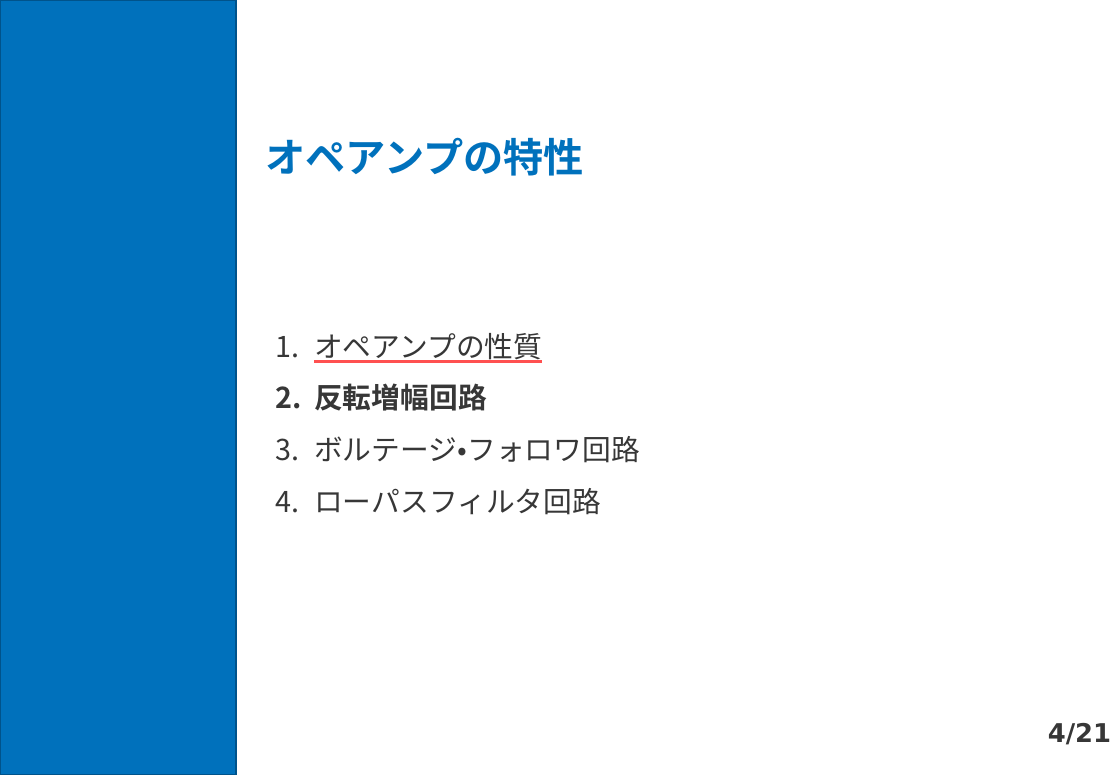
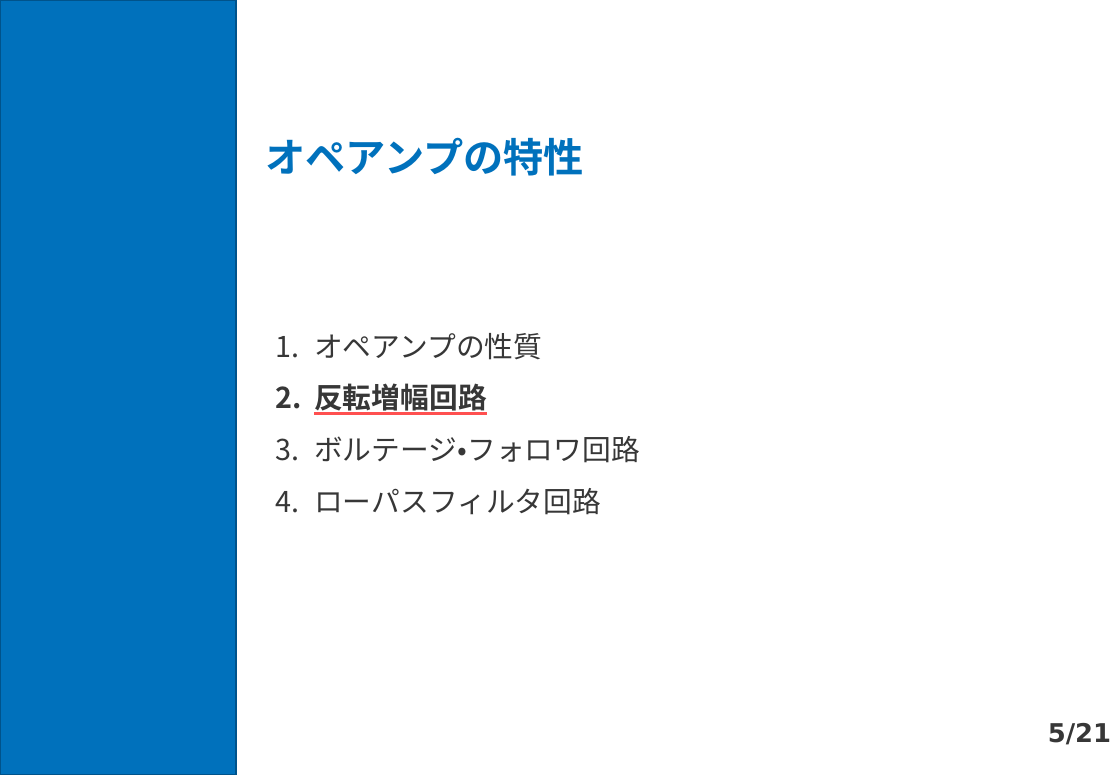
Before and after one commit to xiang-gong3944/----, a slide deck: slide 5 of 2024_05_10_電子回路/1522068_電子回路.pptx (slide 4 before the commit). Drawn at 1120x775 pixels with LibreOffice and Linux fonts; fonts in the diff are those of the drawing. Boxes give left, top, right and bottom in pixels: in the first picture for what was removed or moved away, otherwise in the second. Text is boxed around its words. In the diff, an @@ line names an element or a change of style, - is before the commit and + after.

```diff
--- a/2024_05_10_電子回路/1522068_電子回路.pptx
+++ b/2024_05_10_電子回路/1522068_電子回路.pptx
@@ text at (314, 333, 542, 417): underline off in "オペアンプの性質"; underline on in "反転増幅回路" @@
@@ page number at (1048, 723, 1111, 745): text changed @@
-4/21
+5/21
```
Also in this commit, not shown: 3 other slides changed, 6 slides added, 1 other file.
